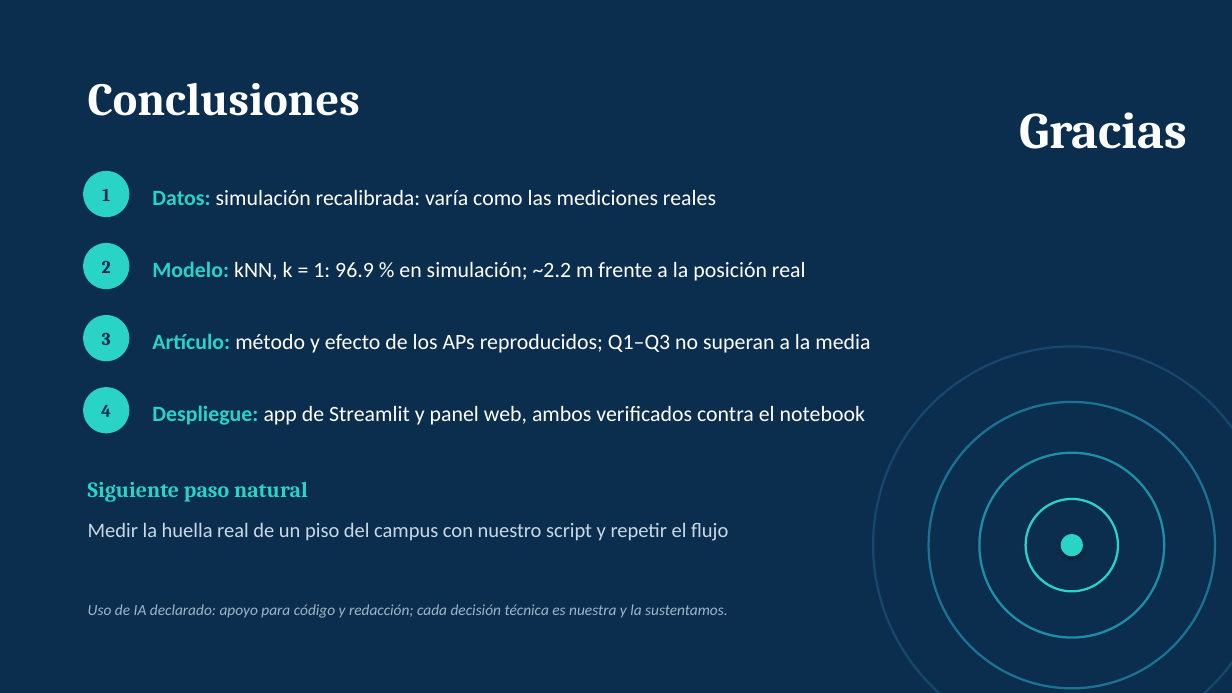
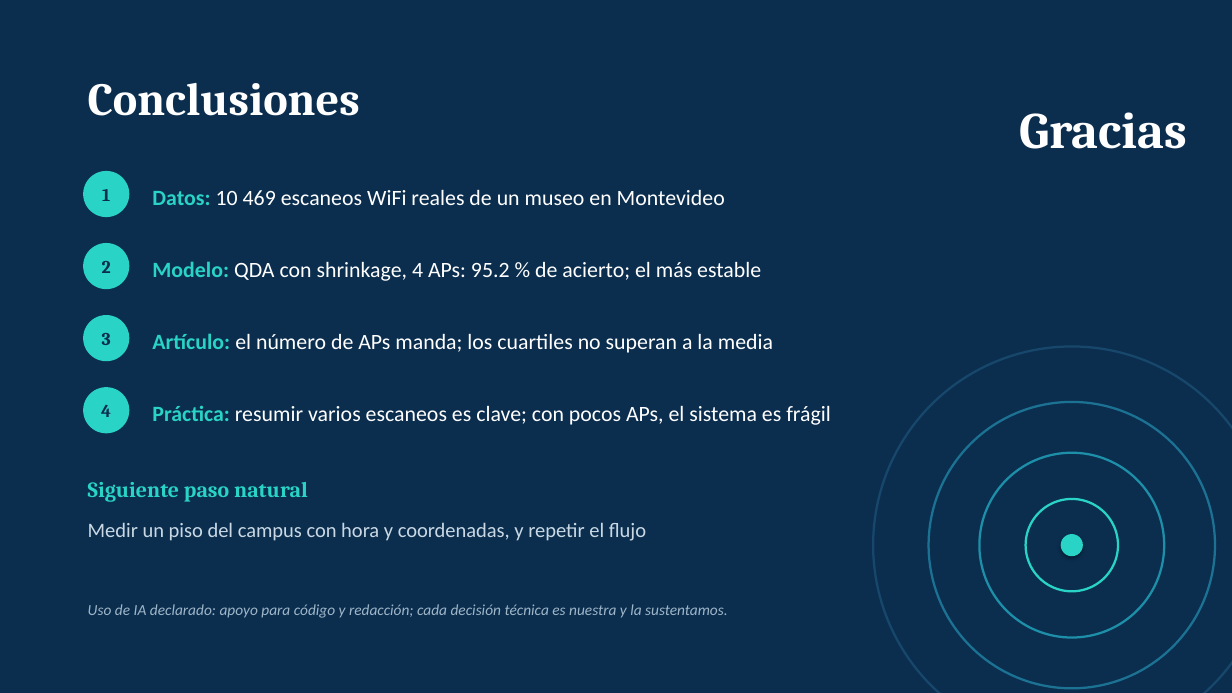
Before and after one commit to danielo2858-spec/ml1-localizacion-qaknn, a slide deck: slide 12 of Entrega_Final_Presentacion.pptx (slide 14 before the commit). Drawn at 1232x693 pixels with LibreOffice and Linux fonts; fonts in the diff are those of the drawing. Boxes give left, top, right and bottom in pixels: in the first picture for what was removed or moved away, otherwise in the second. Text is boxed around its words. In the diff, an @@ line names an element or a change of style, - is before the commit and + after.

```diff
--- a/Entrega_Final_Presentacion.pptx
+++ b/Entrega_Final_Presentacion.pptx
@@ text at [152,190,725,205]: text changed @@
-Datos: simulación recalibrada: varía como las mediciones reales
+Datos: 10 469 escaneos WiFi reales de un museo en Montevideo
@@ text at [152,261,761,281]: text changed @@
-Modelo: kNN, k = 1: 96.9 % en simulación; ~2.2 m frente a la posición real
+Modelo: QDA con shrinkage, 4 APs: 95.2 % de acierto; el más estable
@@ text at [152,333,773,353]: text changed @@
-Artículo: método y efecto de los APs reproducidos; Q1–Q3 no superan a la media
+Artículo: el número de APs manda; los cuartiles no superan a la media
@@ text at [152,405,831,425]: text changed @@
-Despliegue: app de Streamlit y panel web, ambos verificados contra el notebook
+Práctica: resumir varios escaneos es clave; con pocos APs, el sistema es frágil
@@ text at [88,522,646,541]: text changed @@
-Medir la huella real de un piso del campus con nuestro script y repetir el flujo
+Medir un piso del campus con hora y coordenadas, y repetir el flujo
```
Also in this commit, not shown: 10 other slides changed, 1 slide added, 3 slides removed, 15 other files.
